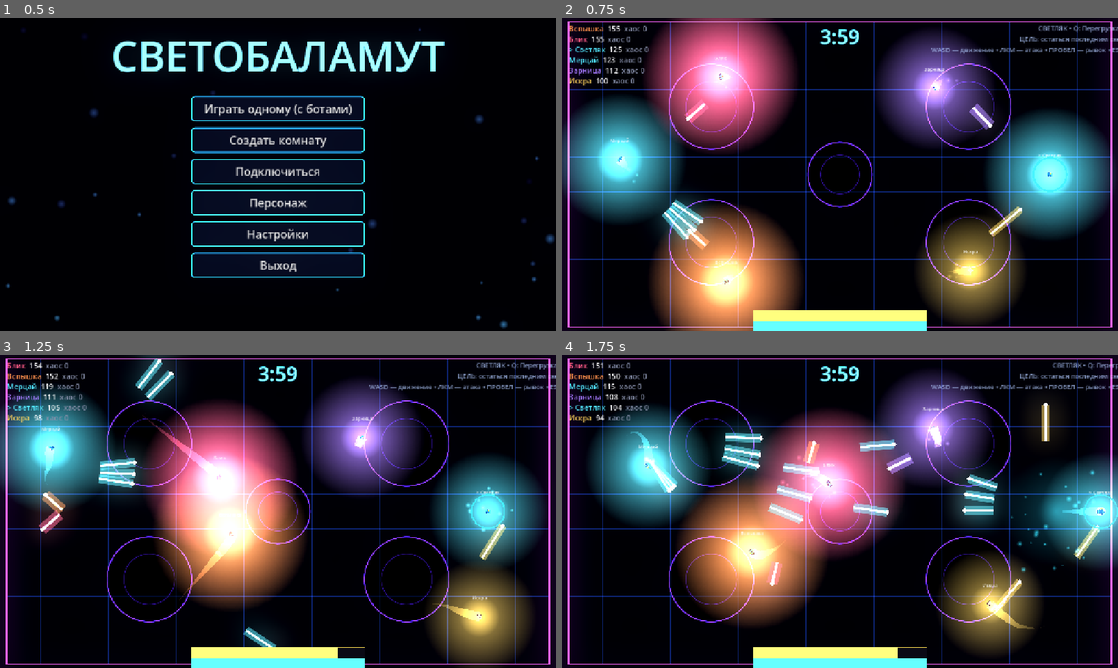
Above: before the commit, frames 1-4 (two rows, left to right).
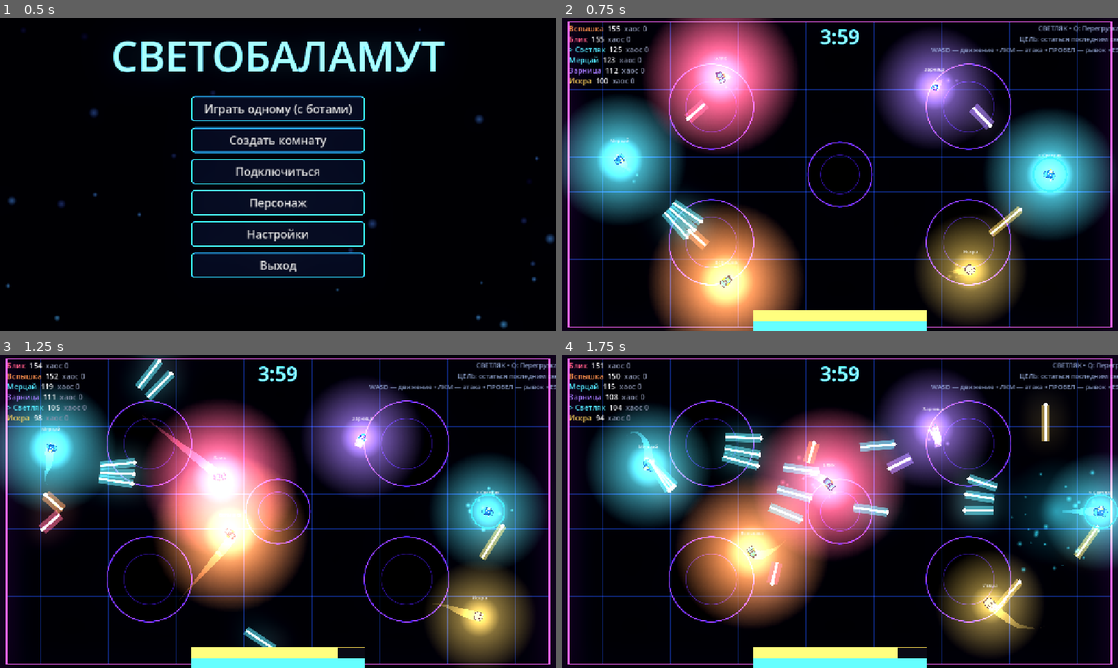
Above: after the commit, the same moments.

Repository: DvoreZZKy/svetobalamut
Game: Godot game, scene res://scenes/menu.tscn
Same seed, same stepped clock (60 frames per second), same inputs: the game is played once before the commit and once after it.
Inputs (mouse positions are in pixels of both pictures, inside the frame that each line leads up to):
- Up to frame 1 (0.5 s): no input
- Up to frame 2 (0.75 s): click "Играть одному (с ботами)" at 0.5 s
- Up to frame 3 (1.25 s): no input
- Up to frame 4 (1.75 s): tap Enter (restart) at 1.25 s; move the mouse to (962, 495) at 1.27 s; hold D (right) from 1.28 s (still down); tap Q (ability) at 1.35 s; click (962, 495) at 1.42 s

Frame 1 is identical in both runs. In frame 2, 0.2% of the frame differs, in the area x 9-89%, y 17-87%; in frame 3, 0.2%; in frame 4, 0.2%, in the area x 14-99%, y 22-82%.

Commit message:
Upscale pixel sprites with nearest-neighbor

Diff:
--- a/scripts/pixel_art.gd
+++ b/scripts/pixel_art.gd
@@ -64,6 +64,7 @@
 			_rect(img, 14, 13, 2, 2, Color("#8b5cff"))
 			_rect(img, 6, 12, 2, 4, Color("#1e9de5"))
 			_rect(img, 16, 12, 2, 4, Color("#1e9de5"))
+	img.resize(48, 48, Image.INTERPOLATE_NEAREST)
 	var tex := ImageTexture.create_from_image(img)
 	_cache[k] = tex
 	return tex
